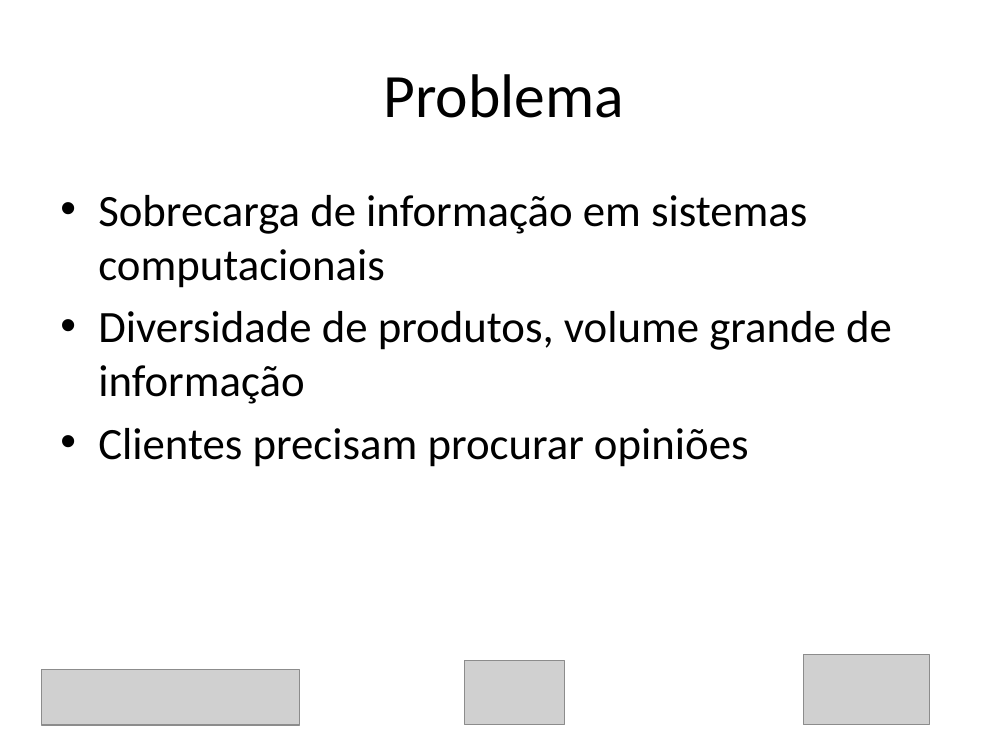
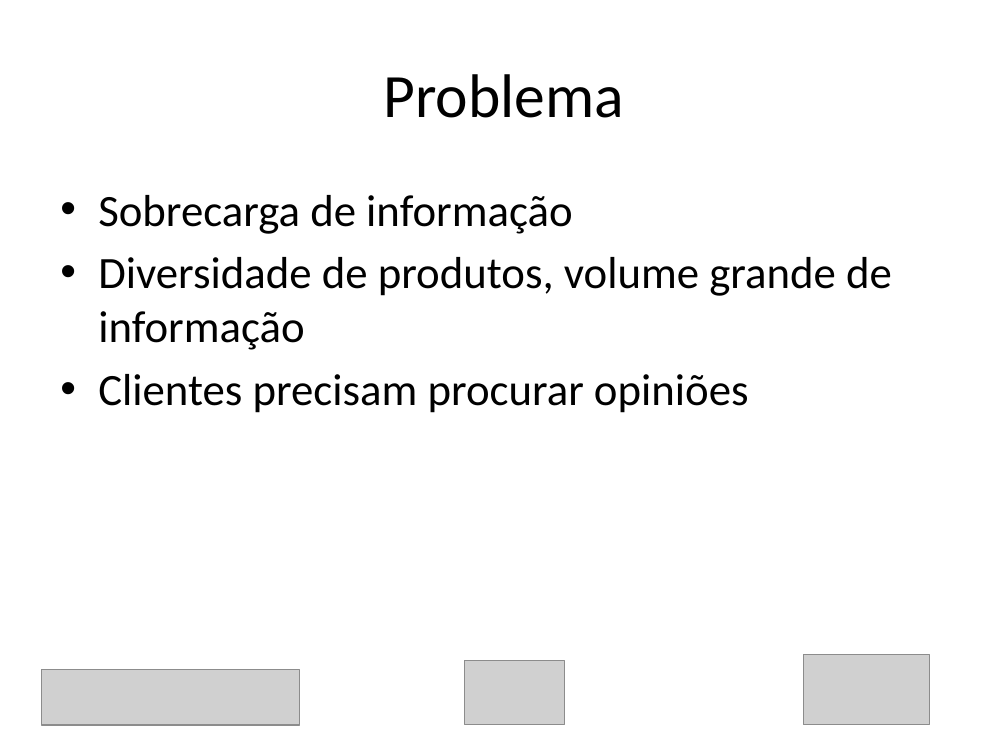
Before and after one commit to andersonberg/srsom, a slide deck: slide 2 of Apresentação/TCC_AndersonBerg_Apresentação.pptx. Drawn at 1008x756 pixels with LibreOffice and Linux fonts; fonts in the diff are those of the drawing; grey boxes stand for pictures. Boxes give left, top, right and bottom in pixels: in the first picture for what was removed or moved away, otherwise in the second. Text is boxed around its words. In the diff, an @@ line names an element or a change of style, - is before the commit and + after.

```diff
--- a/Apresentação/TCC_AndersonBerg_Apresentação.pptx
+++ b/Apresentação/TCC_AndersonBerg_Apresentação.pptx
@@ text at box(98, 195, 572, 234): text changed @@
-• Sobrecarga de informação em sistemas computacionais
+• Sobrecarga de informação
```
Also in this commit, not shown: 3 other files.
